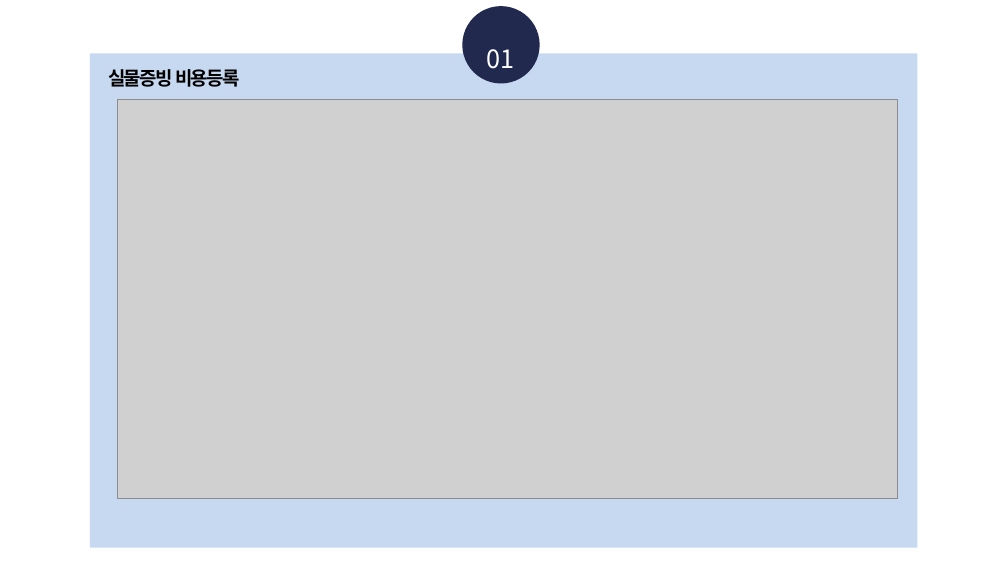
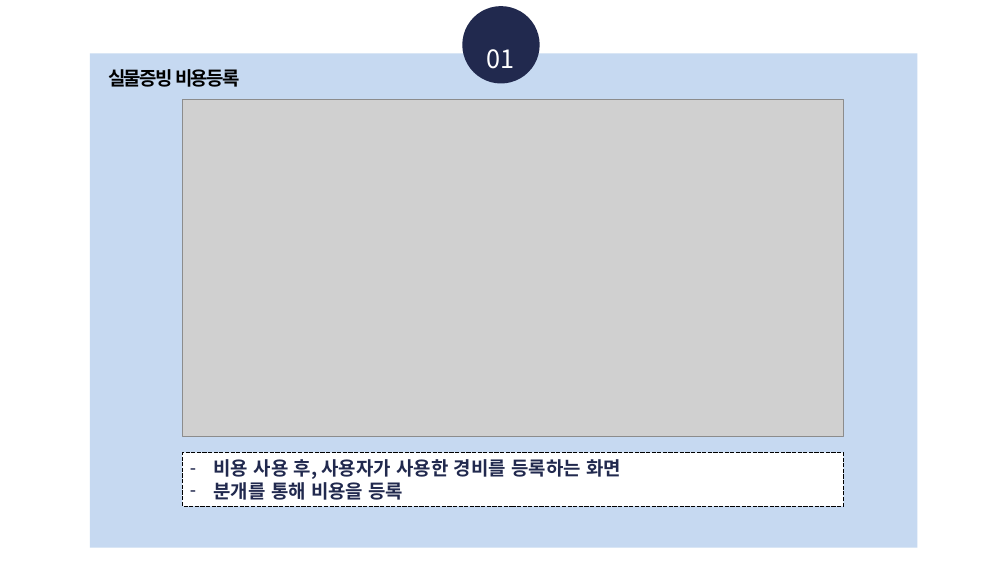
Before and after one commit to KimSolYi/WJ_PRACTICE, a slide deck: slide 4 of 인턴 수행과제 결과발표.pptx. Drawn at 1008x567 pixels with LibreOffice and Linux fonts; fonts in the diff are those of the drawing; grey boxes stand for pictures; background and template pictures are left out. Boxes give left, top, right and bottom in pixels: in the first picture for what was removed or moved away, otherwise in the second. Text is boxed around its words. In the diff, an @@ line names an element or a change of style, - is before the commit and + after.

```diff
--- a/인턴 수행과제 결과발표.pptx
+++ b/인턴 수행과제 결과발표.pptx
@@ picture: place and size @@
-picture at [117, 100, 898, 498]
+picture at [182, 100, 843, 437]
@@ rectangle added at [182, 453, 843, 507], fill #FFFFFF, outline #000000 0.75 pt dashed, 18 pt, text #21294E, bold @@
+– 비용 사용 후, 사용자가 사용한 경비를 등록하는 화면
+– 분개를 통해 비용을 등록
```
Also in this commit, not shown: 11 other slides changed, 1 slide added, 1 other file.
